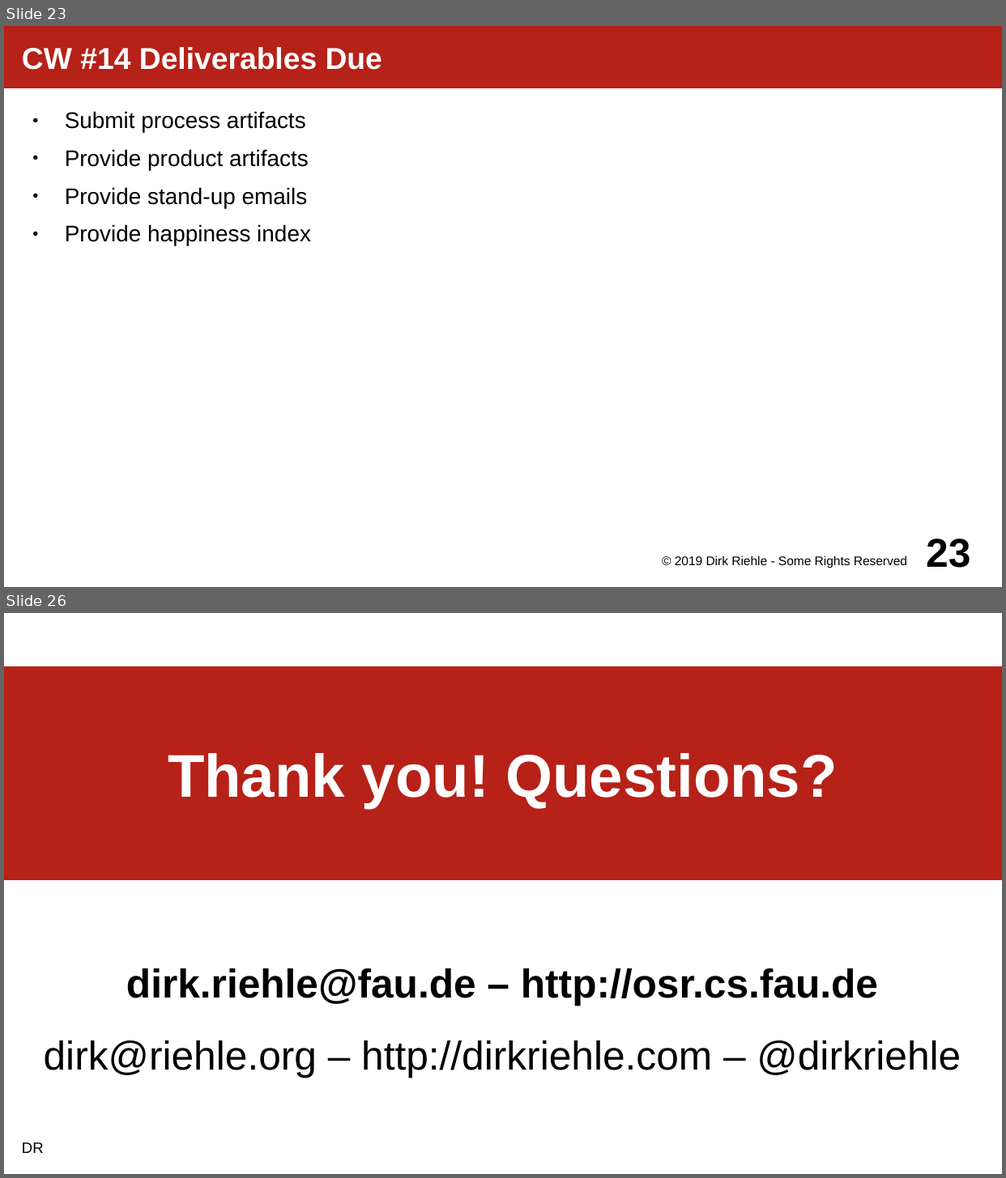
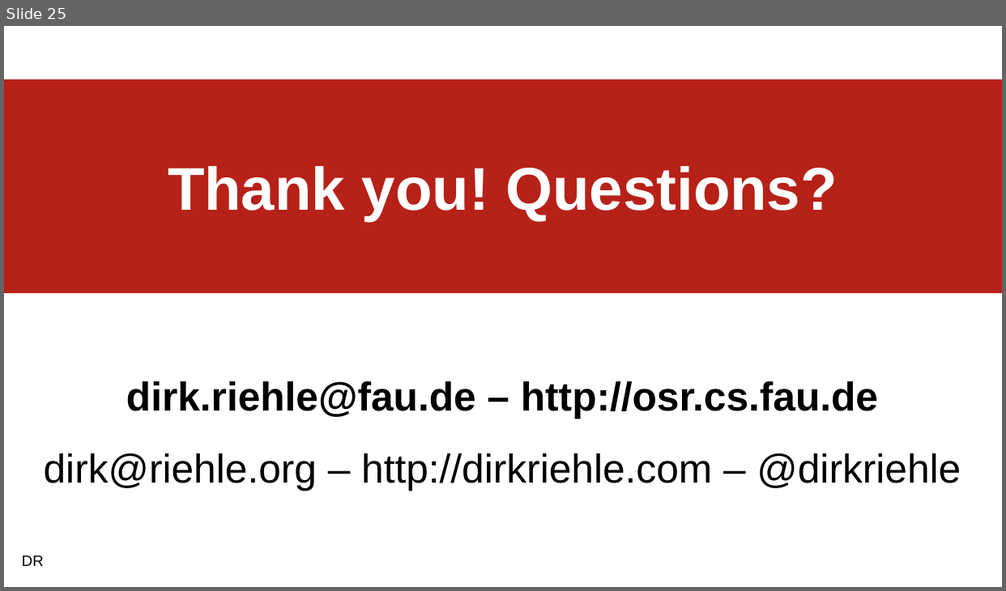
Before and after one commit to dirkriehle/amos-course, a slide deck: Lecture slides/AMOS A02 - Course Schedule.odp. Shown one above the other, each under a label of ours: slides 23 and 26 before the commit, slide 25 after it; the slides between them are not shown. The pictures are 1006x1178 and 1006x591 pixels, drawn with LibreOffice and Linux fonts; fonts in the diff are those of the drawing. Boxes give left, top, right and bottom in pixels: in the first picture for what was removed or moved away, otherwise in the second. Text is boxed around its words. In the diff, an @@ line names an element or a change of style, - is before the commit and + after.

```diff
--- a/Lecture slides/AMOS A02 - Course Schedule.odp
+++ b/Lecture slides/AMOS A02 - Course Schedule.odp
@@ slide 23 removed at bbox=[4, 26, 1002, 587], background #FFFFFF @@
@@ title removed at bbox=[4, 26, 1002, 88] @@
-CW #14 Deliverables Due
@@ text removed at bbox=[65, 111, 311, 246] @@
-● Submit process artifacts
-● Provide product artifacts
-● Provide stand-up emails
-● Provide happiness index
@@ text removed at bbox=[675, 556, 907, 569] @@
-© 2019 Dirk Riehle - Some Rights Reserved
@@ page number removed at bbox=[926, 539, 970, 568] @@
-23
@@ what was slide 26 is now slide 25 @@
```
Also in this commit, not shown: 24 slides changed, 33 other files.
